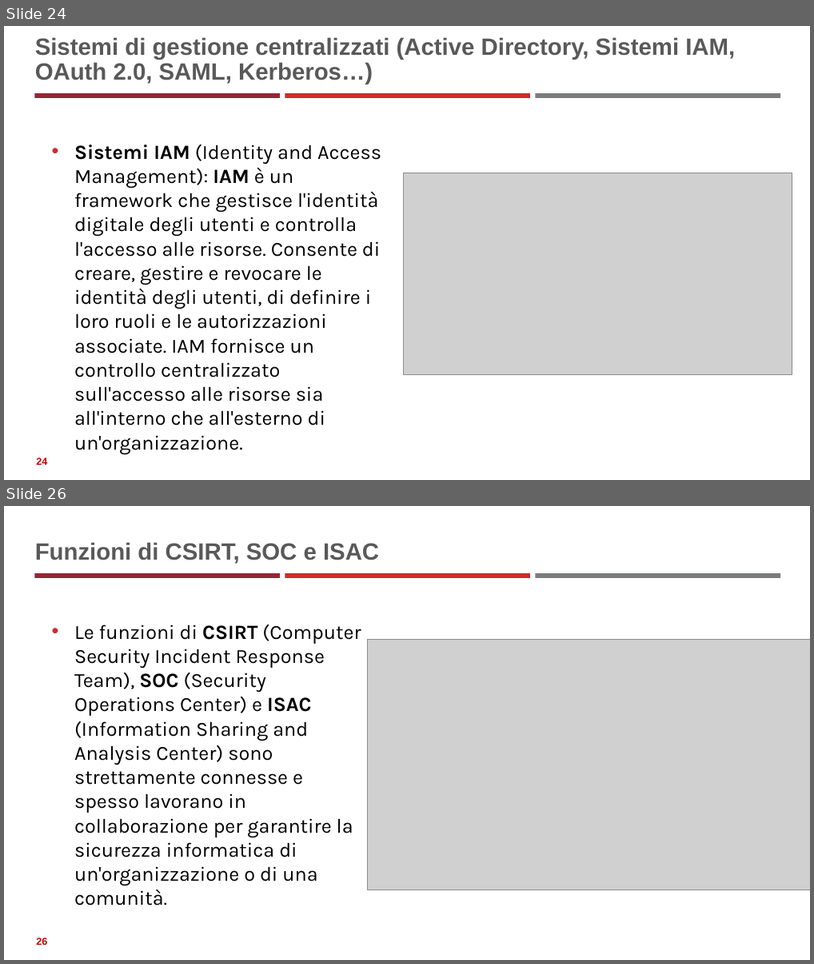
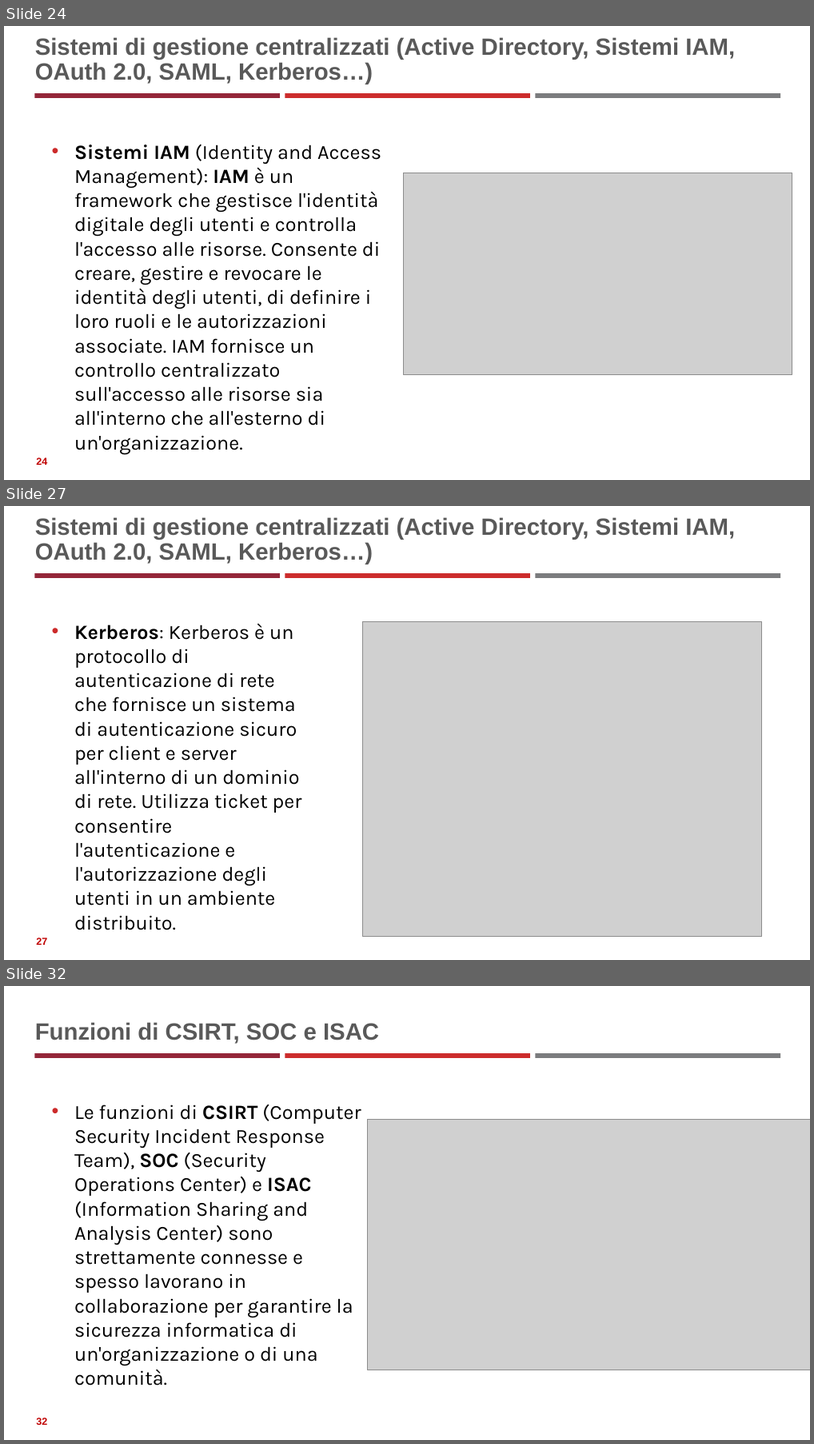
Before and after one commit to neural1977/data_science_interview_material, a slide deck: Cybersecurity/Fondamenti_di_Cybersicurezza.pptx. Shown one above the other, each under a label of ours: slides 24 and 26 before the commit, slides 24, 27 and 32 after it; the slides between them are not shown. The pictures are 814x964 and 814x1444 pixels, drawn with LibreOffice and Linux fonts; fonts in the diff are those of the drawing; grey boxes stand for pictures. Boxes give left, top, right and bottom in pixels: in the first picture for what was removed or moved away, otherwise in the second. Text is boxed around its words. In the diff, an @@ line names an element or a change of style, - is before the commit and + after.

```diff
--- a/Cybersecurity/Fondamenti_di_Cybersicurezza.pptx
+++ b/Cybersecurity/Fondamenti_di_Cybersicurezza.pptx
@@ slide 27 added at <box>4,506,810,960</box>, background #FFFFFF; not listed: 3 template elements that a slide beside it also shows @@
@@ title added at <box>35,517,735,564</box>, 28 pt, text #595959, bold @@
+Sistemi di gestione centralizzati (Active Directory, Sistemi IAM, OAuth 2.0, SAML, Kerberos…)
@@ text added at <box>74,624,302,905</box>, 24 pt, text #000000 @@
+• Kerberos: Kerberos è un protocollo di autenticazione di rete che fornisce un sistema di autenticazione sicuro per client e server all'interno di un dominio di rete. Utilizza ticket per consentire l'autenticazione e l'autorizzazione degli utenti in un ambiente distribuito.
@@ picture added at <box>362,621,762,936</box> @@
@@ page number added at <box>36,937,47,944</box>, 12 pt, text #C00000, bold @@
+27
@@ what was slide 26 is now slide 32 @@
@@ page number at <box>36,1417,47,1424</box>: text changed @@
-26
+32
```
Also in this commit, not shown: 4 slides changed, 5 other slides added, 1 other file.
